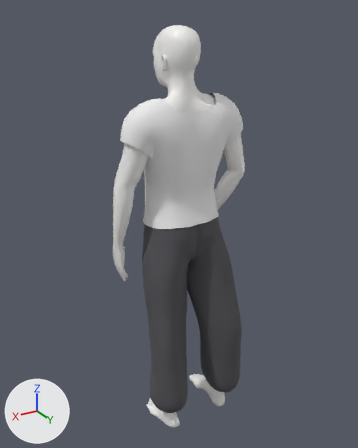
Before and after pictures for a commit that changed the glTF model public/models/mannequin-male-pocket.glb.
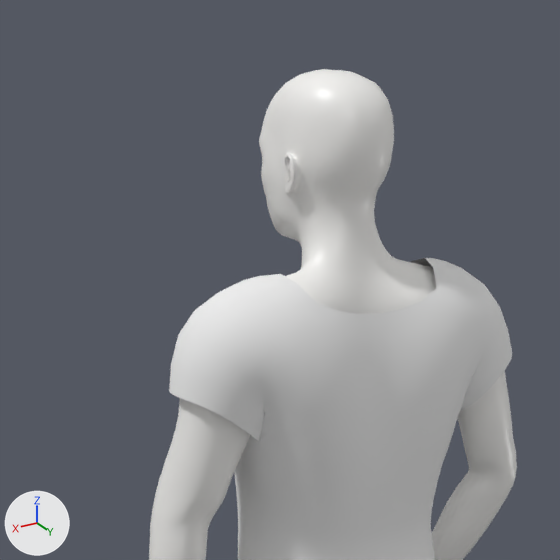
Old and new are each drawn whole from a camera (50 mm lens) standing at (1.103, 1.782, 1.933) and looking at (0.006, -0.046, 1.019) and again close up on the part from 17% to 73% of the width and 0% to 45% of the height. The axes (+X, +Y, +Z) are drawn at lower left. The lights are the same throughout. The last two pictures show the newer version. Where no turn or scale is listed for an object, it has been applied to the vertices.

Script lines for the objects in view, before the commit:
```python
me_body = bpy.data.meshes.new('Body')
me_body.from_pydata(...)  # 12190 vertices, 24292 faces; spans x -0.32..0.32, y -0.19..0.19, z -0.95..0.95
me_body.materials.append(mat_marble)  # white #f7f6f3
me_shirt = bpy.data.meshes.new('Shirt')
me_shirt.from_pydata(...)  # 1095 vertices, 2068 faces; spans x -0.293..0.293, y -0.138..0.138, z -0.282..0.282
me_shirt.materials.append(mat_shirt)  # white #ededed
ob_body = bpy.data.objects.new('Body', me_body)
ob_body.location = (-0.004, -0.031, 0.933)
ob_shirt = bpy.data.objects.new('Shirt', me_shirt)
ob_shirt.location = (-0.002, -0.031, 1.331)
```
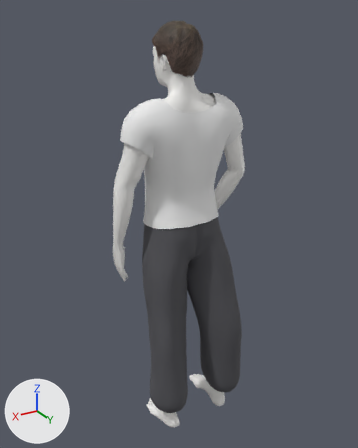
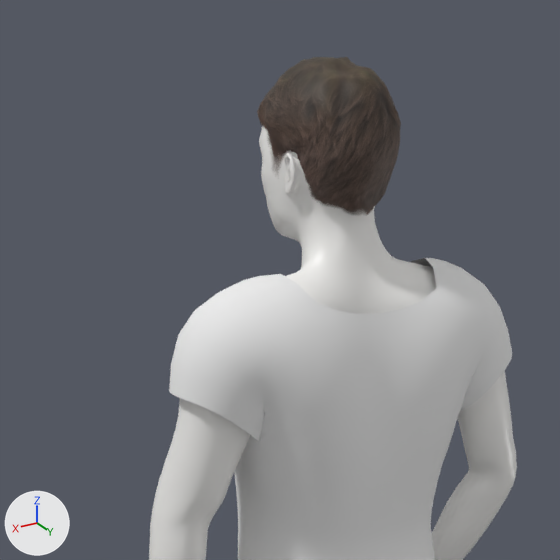
Commit message: Give the men's mannequins hair

What differs and where, as boxes (x1, y1, x2, y2) in the close-ups (560 x 560 px):
```json
{"object": "Hair", "change": "added", "after": [257, 57, 401, 215]}
```

The change, as JSON lines over the scene's bpy script:
```json
{"op": "add", "block": "img_short02_diffuse", "code": ["img_short02_diffuse = load_image('short02_diffuse', '_unpacked/short02_diffuse', 512, 512, 'sRGB')"]}
{"op": "add", "block": "mat_hair", "code": ["mat_hair = principled_material('Hair')", "mat_hair.texture = img_short02_diffuse  # with its transparency", "mat_hair.roughness = 0.6"]}
{"op": "add", "block": "me_hair", "code": ["me_hair = bpy.data.meshes.new('Hair')", "me_hair.from_pydata(...)  # 1755 vertices, 3344 faces; spans x -0.094..0.094, y -0.114..0.114, z -0.109..0.109", "me_hair.materials.append(mat_hair)  # picture img_short02_diffuse"]}
{"op": "add", "block": "ob_hair", "code": ["ob_hair = bpy.data.objects.new('Hair', me_hair)", "ob_hair.location = (0.008, -0.057, 1.787)"]}
```
